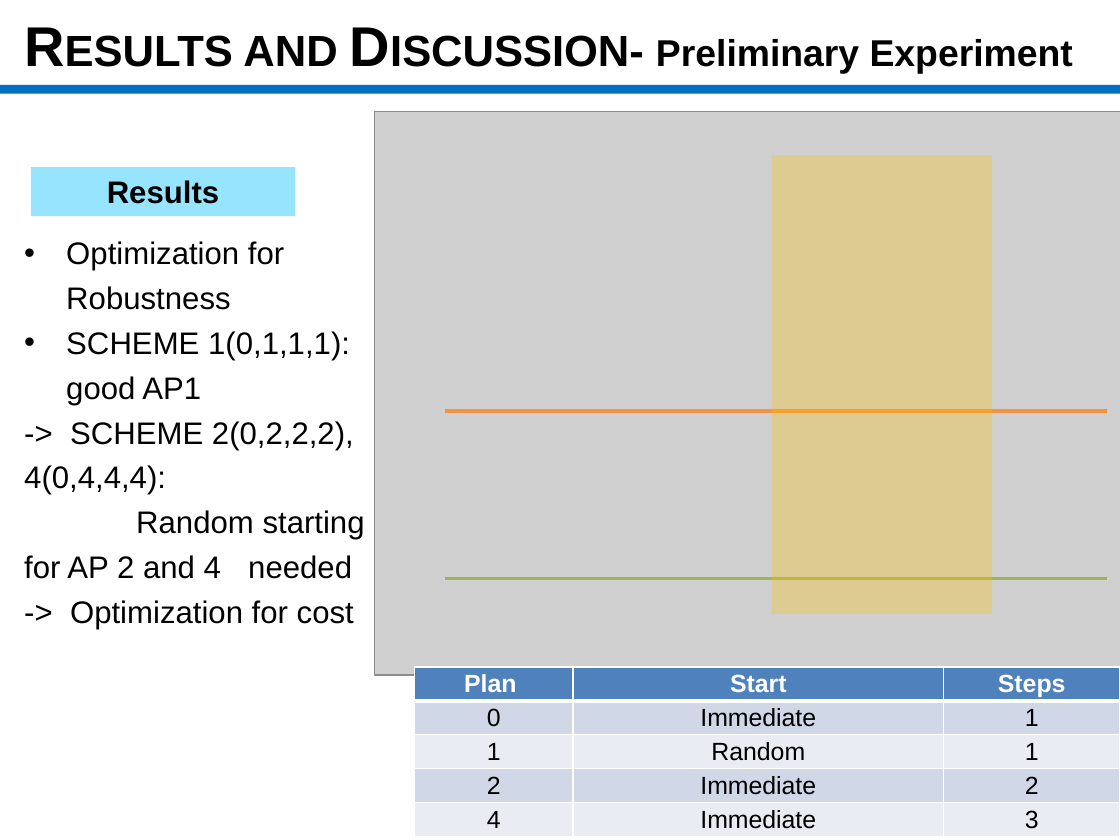
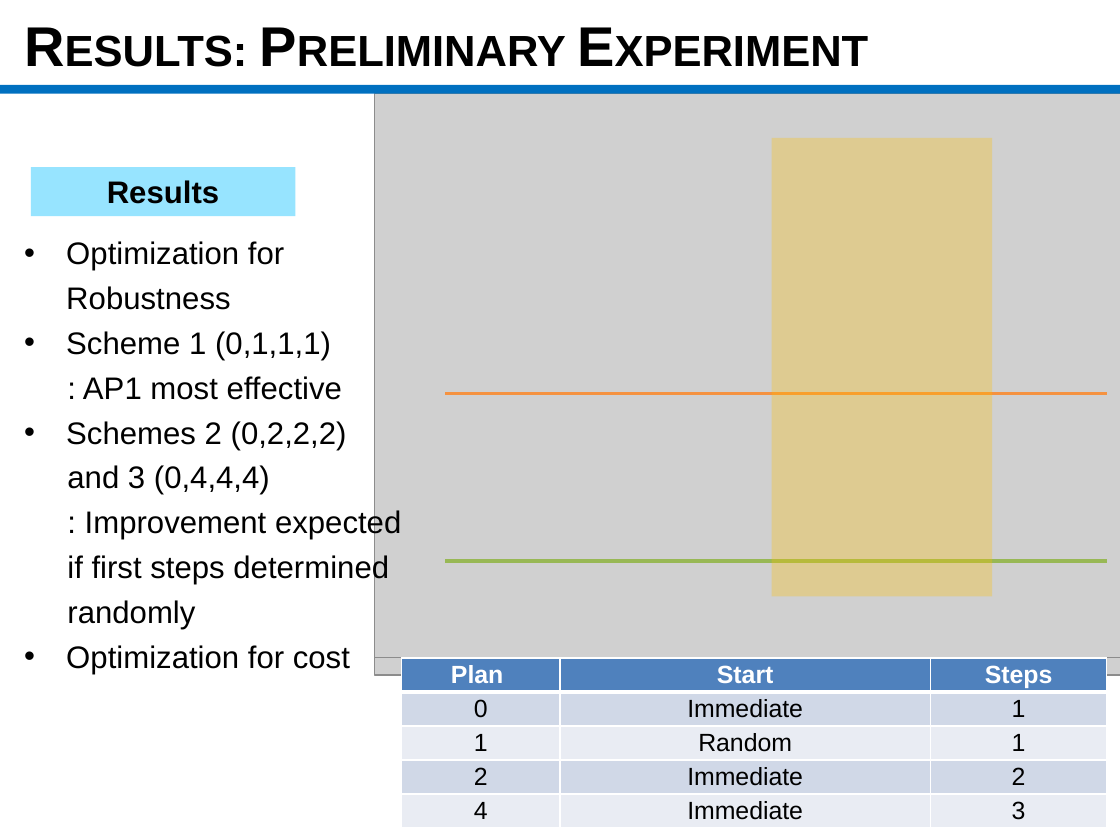
Before and after one commit to msssm/project_template, a slide deck: slide 9 of presentation/Final Presentation_mGrid.pptx. Drawn at 1120x840 pixels with LibreOffice and Linux fonts; fonts in the diff are those of the drawing; grey boxes stand for pictures. Boxes give left, top, right and bottom in pixels: in the first picture for what was removed or moved away, otherwise in the second. Text is boxed around its words. In the diff, an @@ line names an element or a change of style, - is before the commit and + after.

```diff
--- a/presentation/Final Presentation_mGrid.pptx
+++ b/presentation/Final Presentation_mGrid.pptx
@@ text at <box>243,36,1073,74</box>: text changed; size 24 to 28 pt @@
-RESULTS AND DISCUSSION- Preliminary Experiment
+RESULTS: PRELIMINARY EXPERIMENT
@@ picture added at <box>375,94,1120,657</box> @@
@@ text at <box>66,331,401,674</box>: text changed @@
-• SCHEME 1(0,1,1,1): good AP1
--> SCHEME 2(0,2,2,2), 4(0,4,4,4):
-Random starting for AP 2 and 4 needed
--> Optimization for cost
+• Scheme 1 (0,1,1,1)
+: AP1 most effective
+• Schemes 2 (0,2,2,2)
+and 3 (0,4,4,4)
+: Improvement expected
+if first steps determined
+randomly
+• Optimization for cost
@@ 2 lines, 1 rectangle: place and size @@
-2 lines, 1 rectangle at <box>446,156,1107,614</box>
+2 lines, 1 rectangle at <box>446,138,1107,596</box>
@@ table: place and size @@
-table at <box>414,666,1120,837</box>
+table at <box>401,659,1107,829</box>
```
Also in this commit, not shown: 3 other slides changed, 6 slides added, 27 other files.
